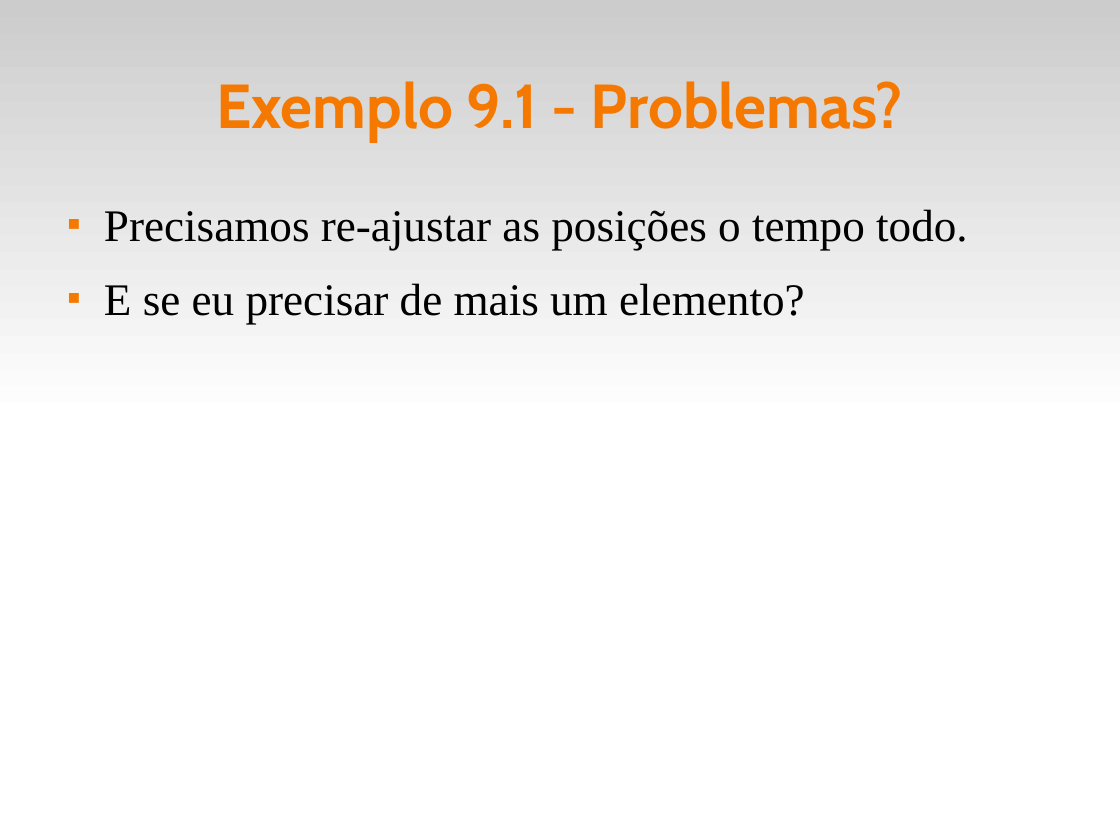
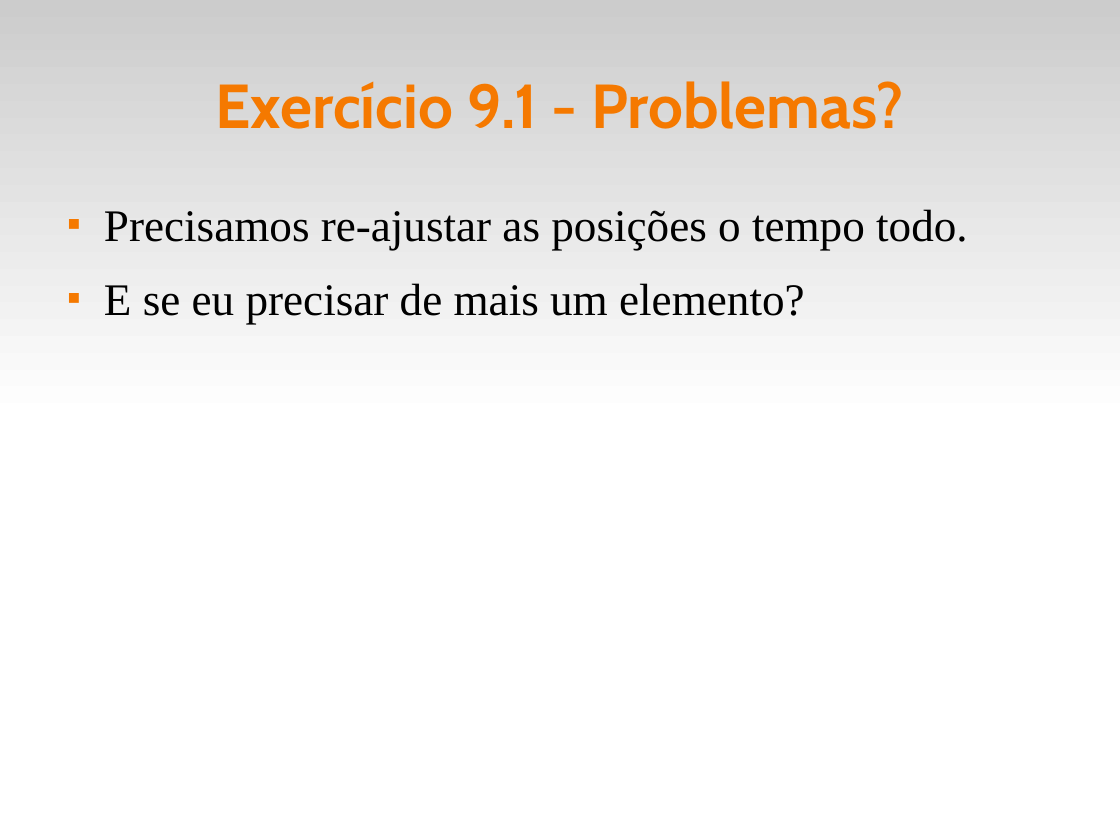
Before and after one commit to fsantanna-uerj/LP1, a slide deck: slide 15 of Slides/lp1-09-listas.odp. Drawn at 1120x840 pixels with LibreOffice and Linux fonts; fonts in the diff are those of the drawing. Boxes give left, top, right and bottom in pixels: in the first picture for what was removed or moved away, otherwise in the second. Text is boxed around its words. In the diff, an @@ line names an element or a change of style, - is before the commit and + after.

```diff
--- a/Slides/lp1-09-listas.odp
+++ b/Slides/lp1-09-listas.odp
@@ title at (x1=216, y1=81, x2=903, y2=129): text changed @@
-Exemplo 9.1 - Problemas?
+Exercício 9.1 - Problemas?
```
Also in this commit, not shown: 1 other slide changed, 1 other file.
